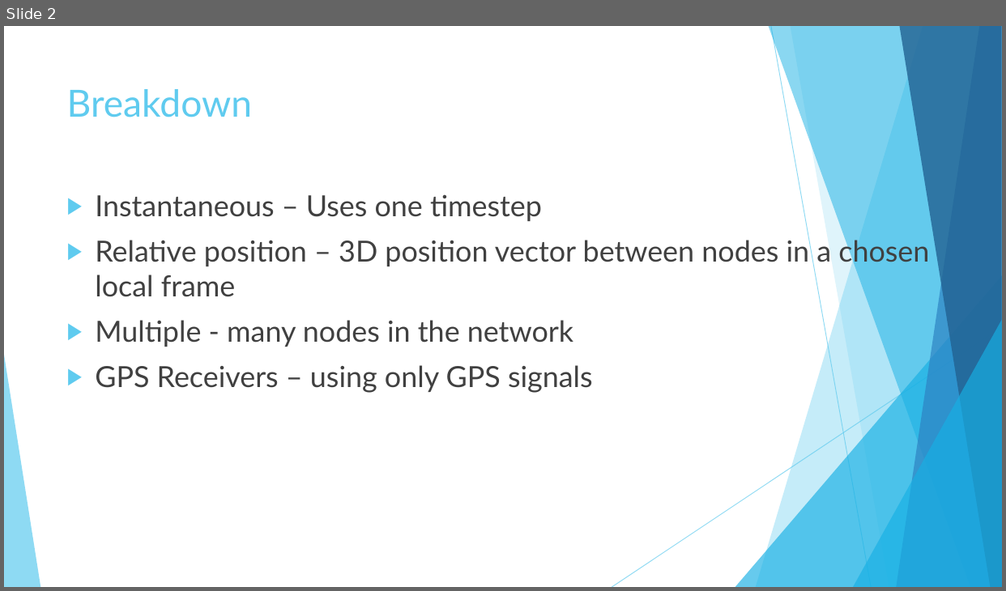
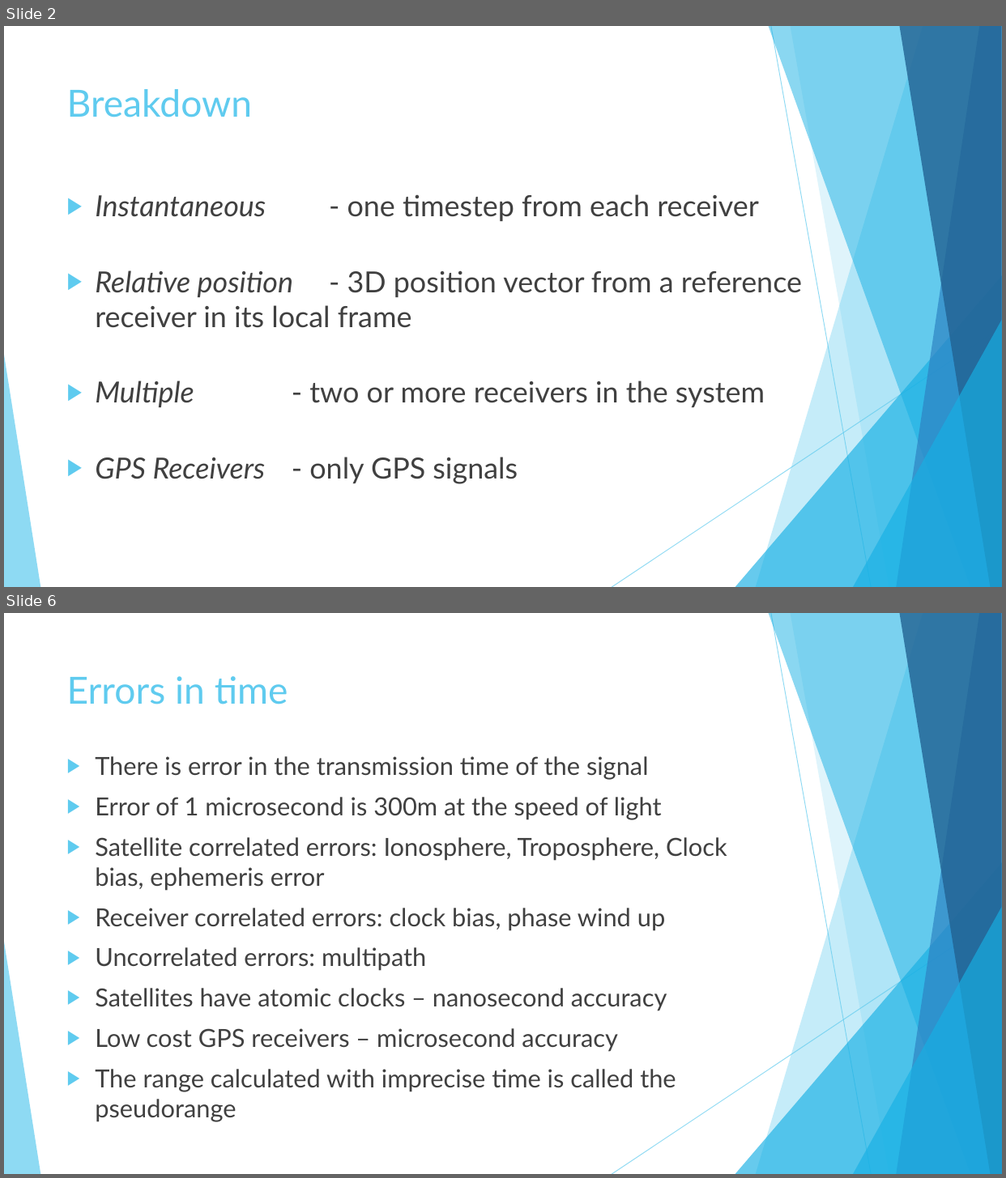
Before and after one commit to Lydia-D/Thesis_GH, a slide deck: Instantaneous Relative Positioning of Multiple GPS Receivers.pptx. Shown one above the other, each under a label of ours: slide 2 before the commit, slides 2 and 6 after it; the slides between them are not shown. The pictures are 1006x591 and 1006x1178 pixels, drawn with LibreOffice and Linux fonts; fonts in the diff are those of the drawing. Boxes give left, top, right and bottom in pixels: in the first picture for what was removed or moved away, otherwise in the second. Text is boxed around its words. In the diff, an @@ line names an element or a change of style, - is before the commit and + after.

```diff
--- a/Instantaneous Relative Positioning of Multiple GPS Receivers.pptx
+++ b/Instantaneous Relative Positioning of Multiple GPS Receivers.pptx
@@ slide 6 added at (x1=4, y1=613, x2=1002, y2=1174), background #FFFFFF; not listed: 10 template elements that a slide beside it also shows @@
@@ title added at (x1=67, y1=676, x2=288, y2=705), 36 pt, text #5FCBEF @@
+Errors in time
@@ text added at (x1=95, y1=756, x2=727, y2=1122), 24 pt, text #404040 @@
+▶ There is error in the transmission time of the signal
+▶ Error of 1 microsecond is 300m at the speed of light
+▶ Satellite correlated errors: Ionosphere, Troposphere, Clock bias, ephemeris error
+▶ Receiver correlated errors: clock bias, phase wind up
+▶ Uncorrelated errors: multipath
+▶ Satellites have atomic clocks – nanosecond accuracy
+▶ Low cost GPS receivers – microsecond accuracy
+▶ The range calculated with imprecise time is called the pseudorange
@@ slide 2 changed as well @@
@@ text at (x1=95, y1=194, x2=802, y2=484): text changed @@
-▶ Instantaneous – Uses one timestep
-▶ Relative position – 3D position vector between nodes in a chosen local frame
-▶ Multiple - many nodes in the network
-▶ GPS Receivers – using only GPS signals
+▶ Instantaneous - one timestep from each receiver
+▶ Relative position - 3D position vector from a reference receiver in its local frame
+▶ Multiple - two or more receivers in the system
+▶ GPS Receivers - only GPS signals
```
Also in this commit, not shown: 1 other slide changed, 13 other slides added, 13 slides removed, 33 other files.
